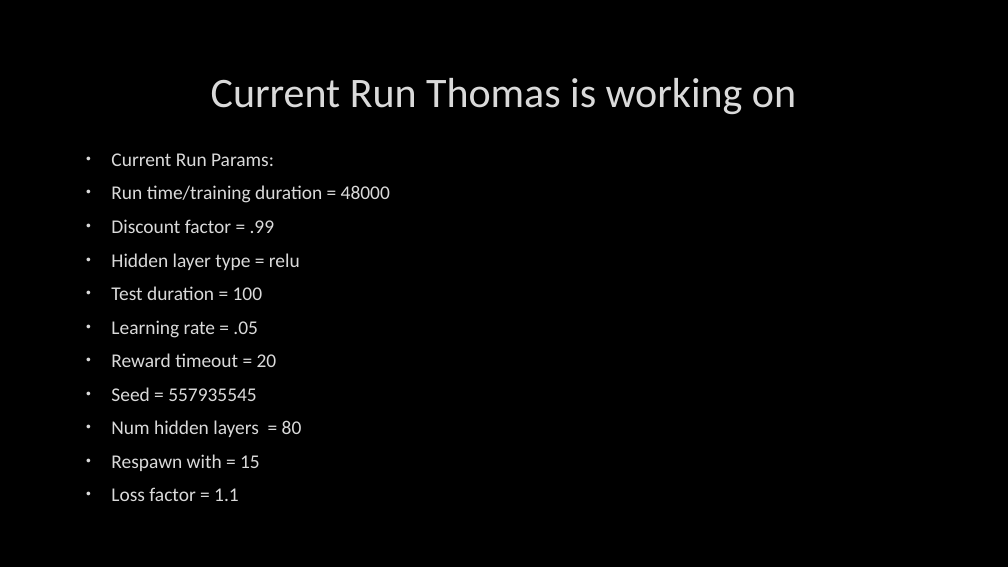
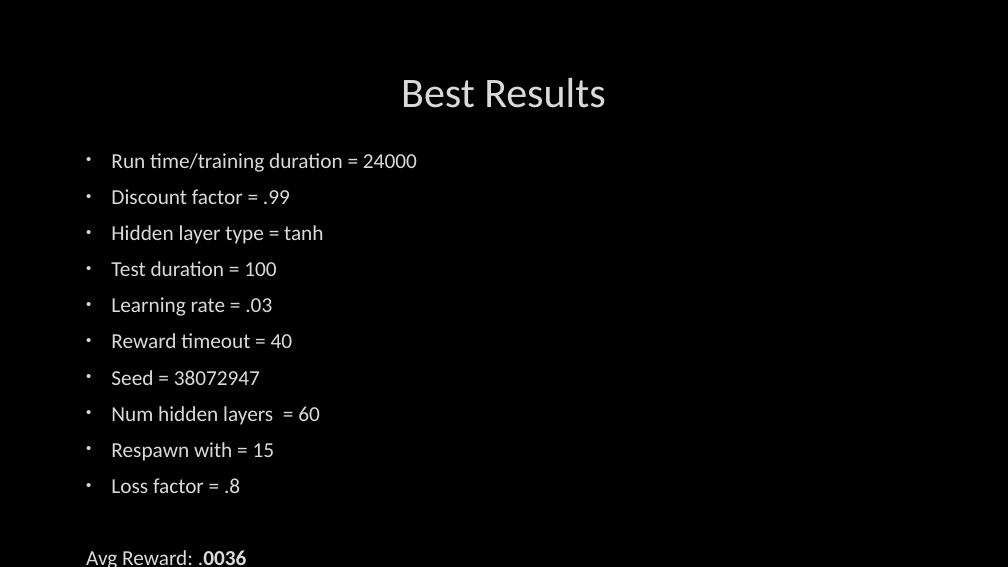
Before and after one commit to coltonfetterolf/MV4025Collab, a slide deck: slide 4 of MV4025 Lab5-v3/FinalPresentationSchutt.Fetterolf.pptx. Drawn at 1008x567 pixels with LibreOffice and Linux fonts; fonts in the diff are those of the drawing; background and template pictures are left out. Boxes give left, top, right and bottom in pixels: in the first picture for what was removed or moved away, otherwise in the second. Text is boxed around its words. In the diff, an @@ line names an element or a change of style, - is before the commit and + after.

```diff
--- a/MV4025 Lab5-v3/FinalPresentationSchutt.Fetterolf.pptx
+++ b/MV4025 Lab5-v3/FinalPresentationSchutt.Fetterolf.pptx
@@ title at (x1=401, y1=78, x2=605, y2=108): text changed @@
-Current Run Thomas is working on
+Best Results
@@ text at (x1=111, y1=153, x2=417, y2=172): text changed; size 18.5 to 20.3 pt @@
-• Current Run Params:
-• Run time/training duration = 48000
+• Run time/training duration = 24000
@@ text at (x1=111, y1=189, x2=290, y2=461): size 18.5 to 20.3 pt in "Discount factor = .99", "Test duration = 100", "Respawn with = 15" @@
@@ text at (x1=111, y1=225, x2=323, y2=244): text changed; size 18.5 to 20.3 pt @@
-• Hidden layer type = relu
+• Hidden layer type = tanh
@@ text at (x1=111, y1=297, x2=320, y2=425): text changed; size 18.5 to 20.3 pt @@
-• Learning rate = .05
-• Reward timeout = 20
-• Seed = 557935545
-• Num hidden layers = 80
+• Learning rate = .03
+• Reward timeout = 40
+• Seed = 38072947
+• Num hidden layers = 60
@@ text at (x1=111, y1=478, x2=240, y2=493): text changed; size 18.5 to 20.3 pt @@
-• Loss factor = 1.1
+• Loss factor = .8
+Avg Reward: .0036
```
Also in this commit, not shown: 1 other slide changed, 1 slide added, 1 other file.
